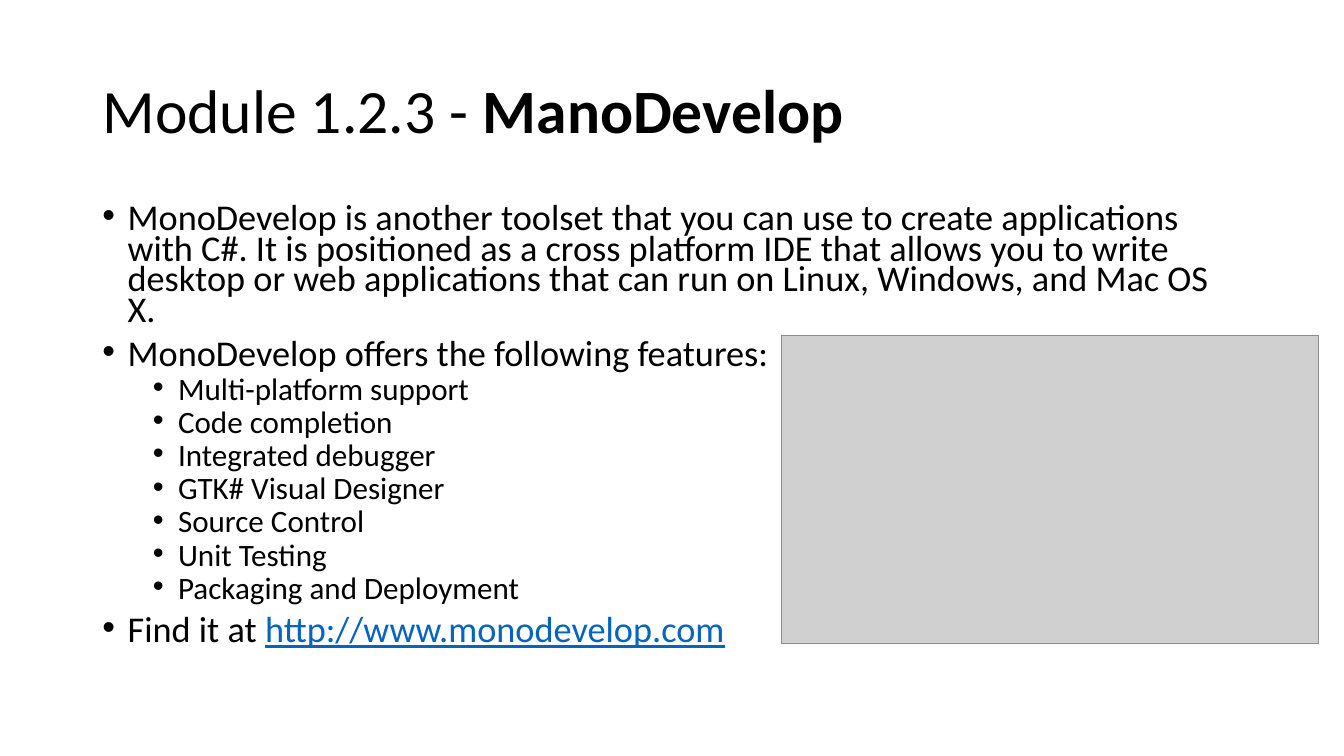
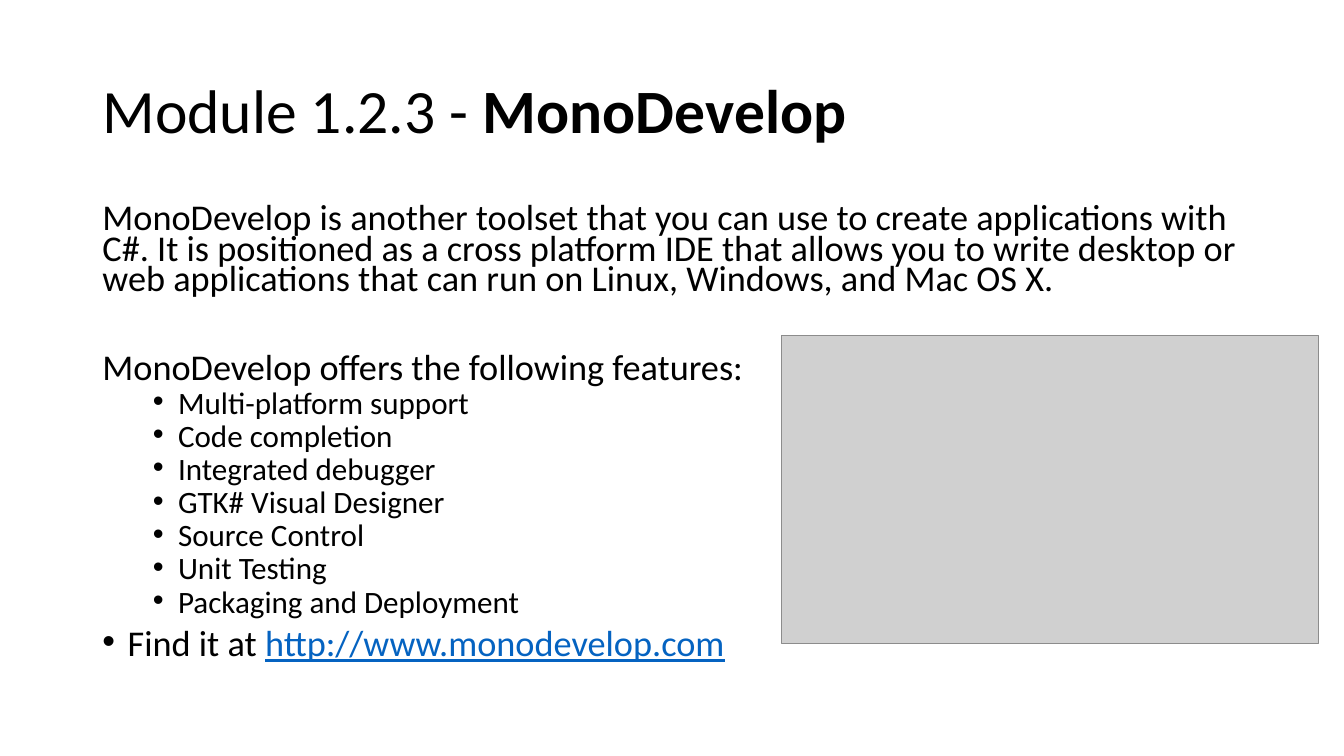
Before and after one commit to DmitryVakhrushev/CSharp, a slide deck: slide 7 of DEV204.1x Introduction to C# (edX)/Introduction to C# (edX)(DEV204.1x).pptx. Drawn at 1344x756 pixels with LibreOffice and Linux fonts; fonts in the diff are those of the drawing; grey boxes stand for pictures. Boxes give left, top, right and bottom in pixels: in the first picture for what was removed or moved away, otherwise in the second. Text is boxed around its words. In the diff, an @@ line names an element or a change of style, - is before the commit and + after.

```diff
--- a/DEV204.1x Introduction to C# (edX)/Introduction to C# (edX)(DEV204.1x).pptx
+++ b/DEV204.1x Introduction to C# (edX)/Introduction to C# (edX)(DEV204.1x).pptx
@@ title at [102, 89, 846, 143]: text changed @@
-Module 1.2.3 - ManoDevelop
+Module 1.2.3 - MonoDevelop
@@ text at [102, 204, 1236, 387]: bullet • to none @@
```
Also in this commit, not shown: 2 other slides changed, 5 other files.
